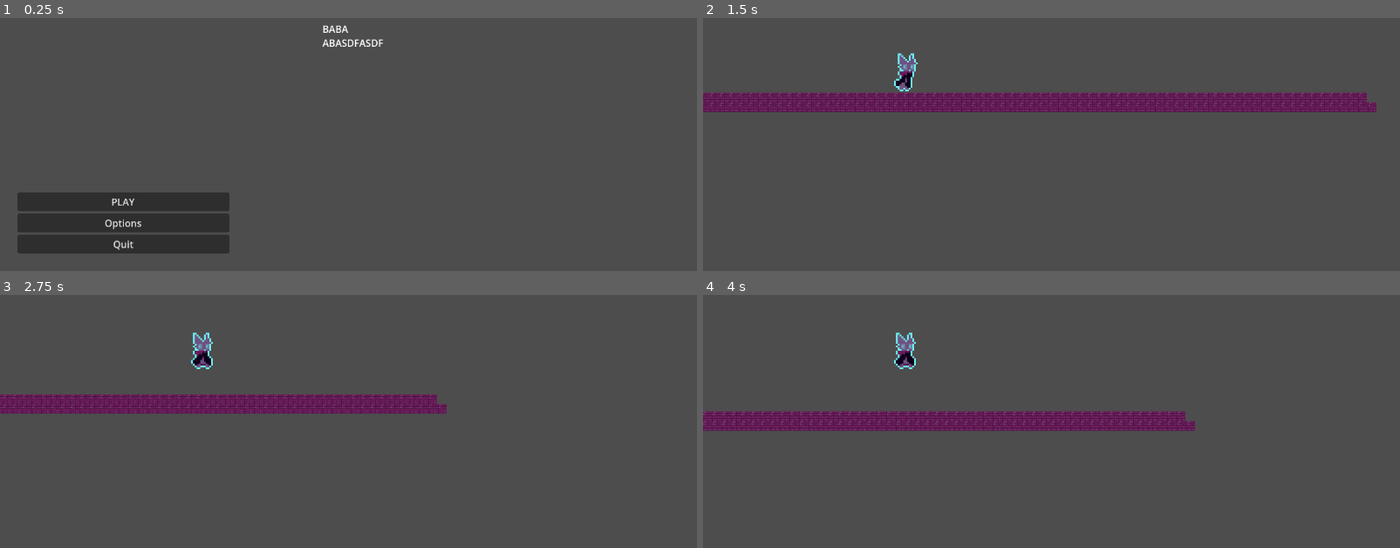
Above: before the commit, frames 1-4 (two rows, left to right).
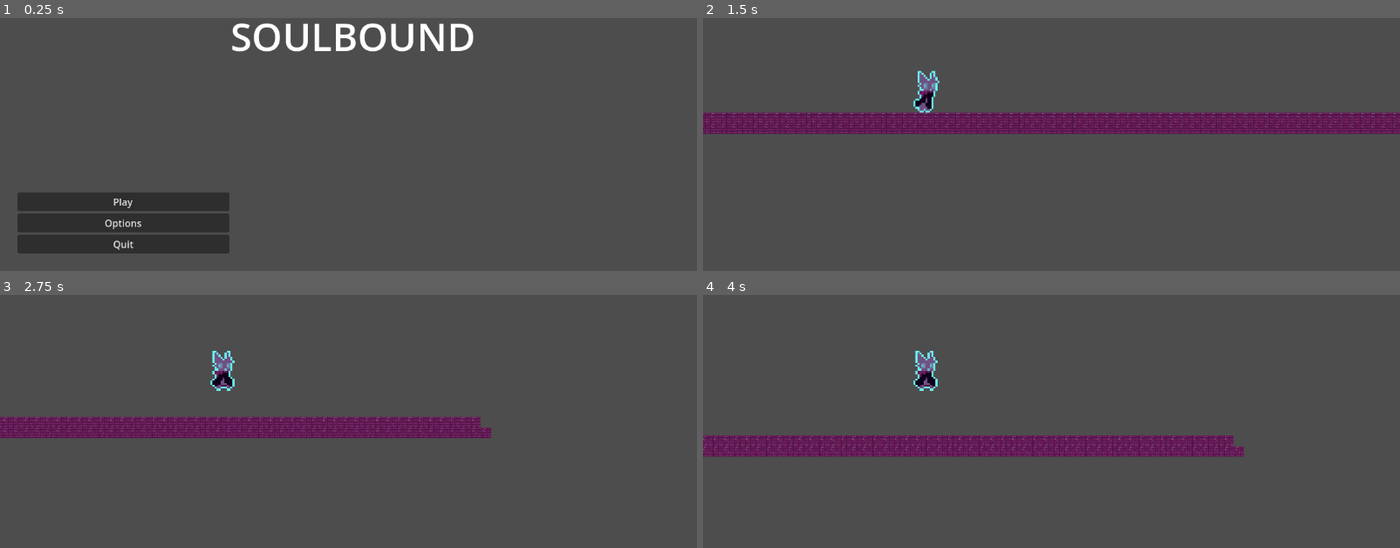
Above: after the commit, the same moments.

Repository: felipepreuss/platformer-testes-etc
Game: Godot game, scene res://menu.tscn
The game is run twice, just before and just after one commit, with the same random seed, the same clock (stepped at 60 frames per second) and the same inputs.
Inputs:
- Up to frame 1 (0.25 s): no input
- Up to frame 2 (1.5 s): click "PLAY" (after the commit: "Play") at 0.5 s; hold D (Direita) from 1.28 s (still down); tap Space (Pular) at 1.35 s
- Up to frame 3 (2.75 s): keep holding D (Direita); tap Space (Pular) at 1.52, 1.82, 2.1, 2.27, 2.57 s
- Up to frame 4 (4 s): release D (Direita) at 2.78 s; hold A (Esquerda) 2.78-3.53 s; tap Space (Pular) at 2.85, 3.6, 3.77 s; hold D (Direita) from 3.53 s (still down)

The runs differ from the first frame. In frame 1, 1.9% of the frame differs, in the area x 16-68%, y 2-76%; in frame 2, 16%, in the area x 0-100%, y 13-46%; in frame 3, 11%; in frame 4, 13%.

Commit message:
Add files via upload

Diff:
--- a/plataformawowow/CharacterBody2D.gd
+++ b/plataformawowow/CharacterBody2D.gd
@@ -4,19 +4,21 @@
 var coyote_time = false
 var jump_buffer = false
 
+
 var velocidade = 300
 var gravidade = 10
 var pulo_forca = -300
 
-enum State {
+enum  {
 	IDLE,
 	WALK,
 	JUMP,
 	FALL
 }
+var defaultState = IDLE
 
 func _physics_process(delta):
-
+	print(coyote_time)
 	velocity.x = Input.get_axis("Esquerda","Direita") * velocidade
 	if velocity.x != 0:
 		$AnimatedSprite2D.flip_h = velocity.x < 0
@@ -27,14 +29,53 @@
 
 	if Input.is_action_just_pressed("Pular") && is_on_floor():
 		velocity.y = pulo_forca
+		jumping = true
+		defaultState = PULANDO()
+		coyote_time = false
+
+	#if is_on_floor() and !coyote_time:
+		#	coyote_time = true
+	#elif coyote_time and $Coyote.is_stopped():
+		#$Coyote.start()
+
+
+	#if coyote_time:
+		#$Coyote.start()
+
+	#elif Input.is_action_just_pressed("Pular") && !is_on_floor():
+		#coyote_time = true
 
 	elif !is_on_floor():
+
 		$AnimatedSprite2D.play("falling")
 	velocity.y += gravidade
 	move_and_slide()
+	match defaultState:
+		IDLE:
+			PARADO()
+		WALK:
+			ANDANDO()
+		JUMP:
+			PULANDO()
+		FALL:
+			CAINDO()
+
+func PARADO():
+	pass
+
+func ANDANDO():
+	pass
+
+func PULANDO():
+	pass
+
+func CAINDO():
+	pass
 
 func _jump_state(delta):
 	if is_on_floor():
 		jumping = false
+		defaultState = FALL
 	else:
 		jumping = true
+		defaultState = JUMP
--- /dev/null
+++ b/plataformawowow/RichTextLabel.gd
@@ -0,0 +1,11 @@
+extends RichTextLabel
+
+
+# Called when the node enters the scene tree for the first time.
+func _ready():
+	pass # Replace with function body.
+
+
+# Called every frame. 'delta' is the elapsed time since the previous frame.
+func _process(delta):
+	pass
--- a/plataformawowow/menu.tscn
+++ b/plataformawowow/menu.tscn
@@ -22,8 +22,8 @@
 [node name="RichTextLabel" type="RichTextLabel" parent="CenterContainer"]
 layout_mode = 2
 bbcode_enabled = true
-text = "BABA
-ABASDFASDF"
+text = "[font_size=64]SOULBOUND[/font_size]
+"
 fit_content = true
 autowrap_mode = 0
 
@@ -38,7 +38,7 @@
 layout_mode = 2
 tooltip_text = "esdaf
 "
-text = "PLAY"
+text = "Play"
 
 [node name="Options" type="Button" parent="VBoxContainer"]
 layout_mode = 2
--- a/plataformawowow/node_2d.tscn
+++ b/plataformawowow/node_2d.tscn
@@ -5,7 +5,7 @@
 [ext_resource type="Texture2D" uid="uid://ci8ulmc18wjsx" path="res://brick.png" id="3_k7hf8"]
 
 [sub_resource type="RectangleShape2D" id="RectangleShape2D_cryhn"]
-size = Vector2(32, 61)
+size = Vector2(37, 62)
 
 [sub_resource type="AtlasTexture" id="AtlasTexture_4sa2l"]
 atlas = ExtResource("2_3t3rh")
@@ -86,7 +86,7 @@
 script = ExtResource("1_ed83t")
 
 [node name="CollisionShape2D" type="CollisionShape2D" parent="CharacterBody2D"]
-position = Vector2(333, 322.5)
+position = Vector2(335.5, 320)
 shape = SubResource("RectangleShape2D_cryhn")
 
 [node name="AnimatedSprite2D" type="AnimatedSprite2D" parent="CharacterBody2D"]
@@ -99,12 +99,15 @@
 [node name="Camera2D" type="Camera2D" parent="CharacterBody2D"]
 anchor_mode = 0
 ignore_rotation = false
+zoom = Vector2(1.1, 1.1)
 
 [node name="Buffer" type="Timer" parent="CharacterBody2D"]
 wait_time = 0.1
 one_shot = true
 
 [node name="Coyote" type="Timer" parent="CharacterBody2D"]
+wait_time = 2.0
+one_shot = true
 
 [node name="StaticBody2D" type="StaticBody2D" parent="."]
 position = Vector2(21, 4)
